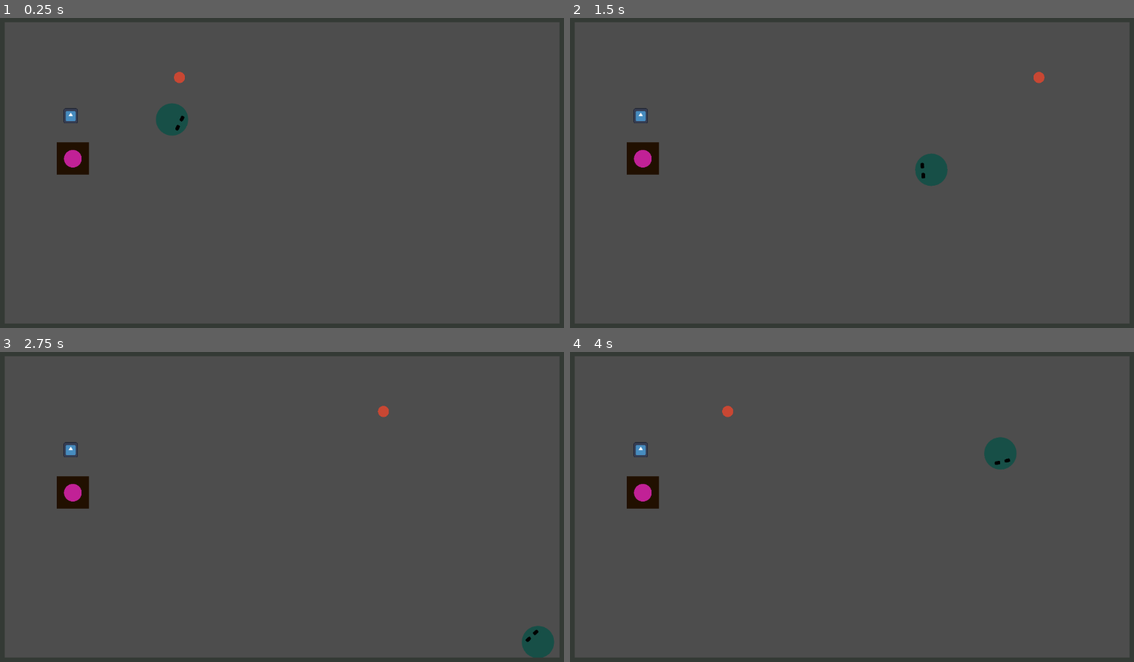
Above: before the commit, frames 1-4 (two rows, left to right).
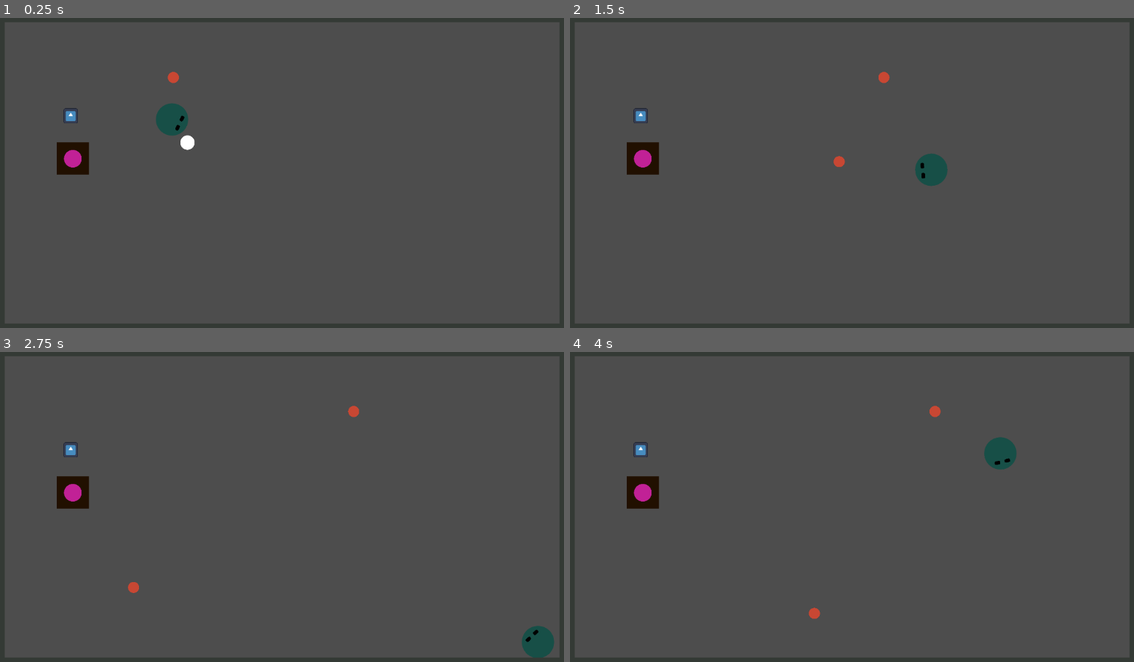
Above: after the commit, the same moments.

Repository: ArcticGizmo/dodgeball
Game: Godot game, scene res://scenes/levels/level.tscn
The game is run twice, just before and just after one commit, with the same random seed, the same clock (stepped at 60 frames per second) and the same inputs. The engine's default icon, where the game draws it, is replaced by a stand-in: a white triangle on a blue panel in a dark square.
Inputs (mouse positions are in pixels of both pictures, inside the frame that each line leads up to):
- Up to frame 1 (0.25 s): no input
- Up to frame 2 (1.5 s): move the mouse to (976, 154) at 0.52 s; hold D (right) 0.53-1.28 s; right-click (976, 154) at 0.6 s; move the mouse to (733, 188) at 1.27 s; hold S (down) from 1.28 s (still down); click (733, 188) at 1.35 s
- Up to frame 3 (2.75 s): right-click (163, 522) at 1.55 s; move the mouse to (338, 432) at 2.02 s; release S (down) at 2.03 s; hold D (right) from 2.03 s (still down); right-click (338, 432) at 2.1 s
- Up to frame 4 (4 s): move the mouse to (818, 572) at 2.77 s; release D (right) at 2.78 s; hold W (up) 2.78-3.53 s; right-click (818, 572) at 2.85 s; move the mouse to (1026, 553) at 3.52 s; hold A (left) from 3.53 s (still down); click (1026, 553) at 3.6 s; right-click (1026, 553) at 3.8 s

The runs differ from the first frame. In frame 1, 0.2% of the frame differs, in the area x 29-35%, y 17-43%; in frame 2, 0.2%; in frame 3, 0.2%; in frame 4, 0.2%.

Commit message:
moved to physics process

Diff:
--- a/scenes/levels/level.gd
+++ b/scenes/levels/level.gd
@@ -24,5 +24,6 @@
 
 	ball.global_position = position
 	ball.linear_velocity = velocity
+#	ball.apply_central_impulse(impulse)
 
 	$Projectiles.add_child(ball)
--- a/scenes/levels/level.tscn
+++ b/scenes/levels/level.tscn
@@ -24,6 +24,7 @@
 
 [node name="player" parent="Players" instance=ExtResource("1_gu7g5")]
 position = Vector2(-427, -207)
+throw_speed = 2500
 
 [node name="Projectiles" type="Node" parent="."]
 
--- a/scenes/player/player.gd
+++ b/scenes/player/player.gd
@@ -1,21 +1,21 @@
 extends CharacterBody2D
 
 @export var max_speed: int = 1000;
-@export var return_bonus_speed_factor: float = 1.5
+@export var return_bonus_speed_factor: float = 3
 @export var throw_speed: int = 1500
 
 signal player_death
 signal create_ball(position: Vector2, velocity: Vector2)
 
 
-var ball_held: bool = false
+var ball_held: bool = true
 var ball_caught_speed: float
 
 func _ready():
-	$HeldItemSprite.visible = false
+	$HeldItemSprite.visible = ball_held
 	look_at(get_global_mouse_position())
 
-func _process(_delta):
+func _physics_process(_delta):
 	# Movement
 	velocity = Input.get_vector("left", "right", "up", "down") * max_speed
 	move_and_slide()
@@ -39,9 +39,6 @@
 
 	if len(bodies) == 0:
 		return
-
-	print("caught")
-
 
 	var projectile = bodies[0] as RigidBody2D;
 	ball_caught_speed = projectile.linear_velocity.length()
@@ -75,13 +72,10 @@
 
 
 func maybe_pick_up_item():
-	print($PickupArea.get_overlapping_areas())
 	var triggers = $PickupArea.get_overlapping_areas().filter(func(x): return x.is_in_group("pickup-zones"))
 
 	if len(triggers) == 0:
 		return
-
-	print("pickup")
 
 	ball_held = true
 	$HeldItemSprite.visible = true
@@ -91,6 +85,7 @@
 
 
 func _on_body_hit_area_body_entered(body):
-	body.queue_free()
-	self.queue_free()
-	player_death.emit()
+	pass
+#	body.queue_free()
+#	self.queue_free()
+#	player_death.emit()
--- a/scenes/player/player.tscn
+++ b/scenes/player/player.tscn
@@ -52,7 +52,7 @@
 texture = ExtResource("3_rpav3")
 
 [node name="ThrowFromMarker" type="Marker2D" parent="."]
-position = Vector2(95, 57)
+position = Vector2(102, 3)
 
 [node name="ReturnBonusSpeedTimer" type="Timer" parent="."]
 one_shot = true
--- a/scenes/projectiles/ball.tscn
+++ b/scenes/projectiles/ball.tscn
@@ -3,8 +3,8 @@
 [ext_resource type="Texture2D" uid="uid://ghh02tewjbgp" path="res://graphics/projectiles/ball.png" id="2_0pmoi"]
 
 [sub_resource type="PhysicsMaterial" id="PhysicsMaterial_1wma4"]
-friction = 0.0
-bounce = 100.0
+friction = 10.0
+bounce = 1.5
 
 [sub_resource type="CircleShape2D" id="CircleShape2D_1js1r"]
 radius = 22.0
@@ -12,9 +12,10 @@
 [node name="Ball" type="RigidBody2D" groups=["catchable"]]
 collision_layer = 2
 collision_mask = 3
+inertia = 1.0
 physics_material_override = SubResource("PhysicsMaterial_1wma4")
 gravity_scale = 0.0
-linear_velocity = Vector2(500, 0)
+linear_damp = 0.9
 
 [node name="CollisionShape2D" type="CollisionShape2D" parent="."]
 shape = SubResource("CircleShape2D_1js1r")
